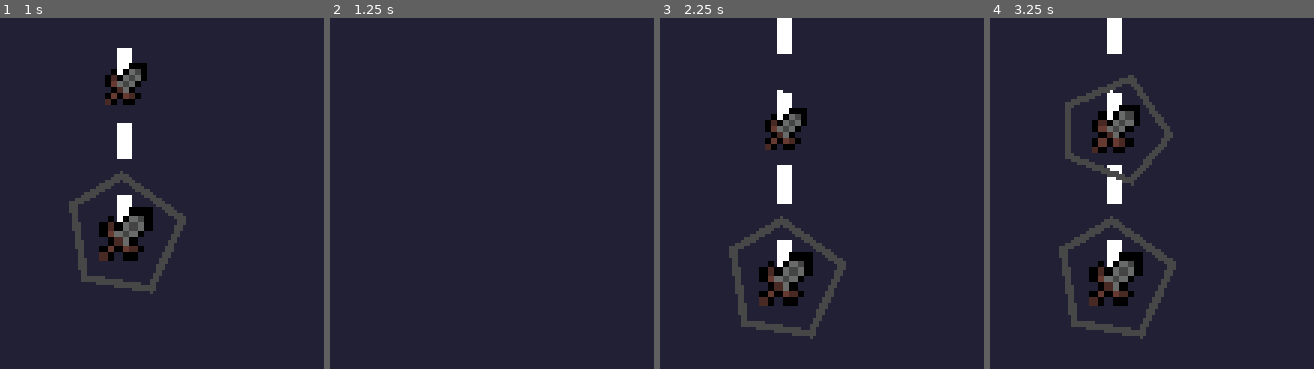
Above: before the commit, frames 1-4 (left to right).
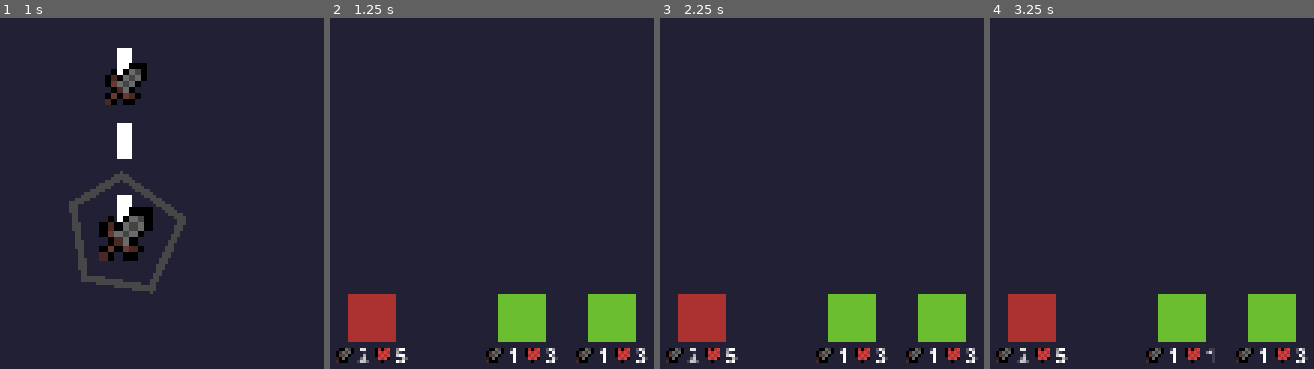
Above: after the commit, the same moments.

Repository: CTHendricks/DungeonRunAutoBattler
Game: Godot game, scene res://scenes/root.tscn
Same seed, same stepped clock (60 frames per second), same inputs: the game is played once before the commit and once after it.
Inputs (mouse positions are in pixels of both pictures, inside the frame that each line leads up to):
- Up to frame 1 (1 s): press the mouse at (126, 235) at 0.53 s
- Up to frame 2 (1.25 s): no input
- Up to frame 3 (2.25 s): move the mouse to (outside the picture) at 1.27 s; release the mouse at (outside the picture) at 1.28 s; tap Mouse wheel down (scroll_down) at 1.35 s; click (outside the picture) at 1.42 s; tap Enter at 2 s; move the mouse to (864, 137) at 2.02 s; hold Mouse wheel up (scroll_up) from 2.03 s (still down); click (864, 137) at 2.17 s
- Up to frame 4 (3.25 s): move the mouse to (1116, 130) at 2.77 s; release Mouse wheel up (scroll_up) at 2.78 s; click (1116, 130) at 2.85 s

Frame 1 is identical in both runs. In frame 2, 7.6% of the frame differs, in the area x 1-99%, y 78-99%; in frame 3, 14%; in frame 4, 16%, in the area x 1-99%, y 0-99%.

Commit message:
SYSTEM-BattleVisualization: Added basic visualization and also changed start_new_loop inside of battlefield since await does not fully block execution, it just kicks you back to calling function. Got weird behavior from this so I refactored.

Diff:
--- a/scenes/battlefield.tscn
+++ b/scenes/battlefield.tscn
@@ -1,6 +1,59 @@
 [gd_scene format=3 uid="uid://bfwj0ki154lap"]
 
 [ext_resource type="Script" uid="uid://df82glehu5euo" path="res://scripts/battlefield.gd" id="1_5rve1"]
+[ext_resource type="Texture2D" uid="uid://dbkjb8xj5mcps" path="res://assets/background.png" id="2_j68fe"]
+[ext_resource type="PackedScene" uid="uid://rfx06hk62feo" path="res://scenes/unit.tscn" id="3_21s54"]
 
 [node name="battlefield" type="Node2D" unique_id=1252863901]
 script = ExtResource("1_5rve1")
+
+[node name="MapBackground" type="CanvasLayer" parent="." unique_id=1324617650]
+layer = -1
+
+[node name="Background" type="TextureRect" parent="MapBackground" unique_id=1920608471]
+anchors_preset = 15
+anchor_right = 1.0
+anchor_bottom = 1.0
+grow_horizontal = 2
+grow_vertical = 2
+texture = ExtResource("2_j68fe")
+
+[node name="unit" parent="." unique_id=1470926163 groups=["enemies"] instance=ExtResource("3_21s54")]
+visible = false
+position = Vector2(67, 41)
+
+[node name="unit2" parent="." unique_id=10230318 groups=["enemies"] instance=ExtResource("3_21s54")]
+visible = false
+position = Vector2(96, 41)
+
+[node name="unit3" parent="." unique_id=600780416 groups=["enemies"] instance=ExtResource("3_21s54")]
+visible = false
+position = Vector2(125, 41)
+
+[node name="unit4" parent="." unique_id=768007500 groups=["enemies"] instance=ExtResource("3_21s54")]
+visible = false
+position = Vector2(154, 41)
+
+[node name="unit5" parent="." unique_id=760703522 groups=["enemies"] instance=ExtResource("3_21s54")]
+visible = false
+position = Vector2(183, 41)
+
+[node name="unit6" parent="." unique_id=1379870133 groups=["units"] instance=ExtResource("3_21s54")]
+visible = false
+position = Vector2(67, 88)
+
+[node name="unit7" parent="." unique_id=1914331485 groups=["units"] instance=ExtResource("3_21s54")]
+visible = false
+position = Vector2(96, 88)
+
+[node name="unit8" parent="." unique_id=299818250 groups=["units"] instance=ExtResource("3_21s54")]
+visible = false
+position = Vector2(125, 88)
+
+[node name="unit9" parent="." unique_id=134445590 groups=["units"] instance=ExtResource("3_21s54")]
+visible = false
+position = Vector2(154, 88)
+
+[node name="unit10" parent="." unique_id=1246317748 groups=["units"] instance=ExtResource("3_21s54")]
+visible = false
+position = Vector2(183, 88)
--- /dev/null
+++ b/scenes/gui/stats_ui.gd
@@ -0,0 +1,12 @@
+extends HBoxContainer
+
+var health: int = 0
+var attack: int = 0
+
+# Called when the node enters the scene tree for the first time.
+func _ready() -> void:
+	$attack_label.text = str(attack)
+	$health_label.text = str(health)
+
+func update_health(new_health: int) -> void:
+	$health_label.text = str(new_health)
--- /dev/null
+++ b/scenes/gui/stats_ui.tscn
@@ -0,0 +1,35 @@
+[gd_scene format=3 uid="uid://djp8ixlsoc388"]
+
+[ext_resource type="Script" uid="uid://dvelcdbw3eon4" path="res://scenes/gui/stats_ui.gd" id="1_mw26a"]
+[ext_resource type="Texture2D" uid="uid://dhsrcmdi65fp7" path="res://assets/units/attack.png" id="1_yxmfg"]
+[ext_resource type="Texture2D" uid="uid://cfyr60iipu32s" path="res://assets/units/health.png" id="2_mw26a"]
+
+[node name="StatsUI" type="HBoxContainer" unique_id=2007953338]
+anchors_preset = 5
+anchor_left = 0.5
+anchor_right = 0.5
+offset_left = -30.0
+offset_right = 30.0
+offset_bottom = 23.0
+grow_horizontal = 2
+scale = Vector2(0.4, 0.4)
+size_flags_vertical = 4
+script = ExtResource("1_mw26a")
+
+[node name="attack_icon" type="TextureRect" parent="." unique_id=1878625070]
+layout_mode = 2
+size_flags_vertical = 4
+texture = ExtResource("1_yxmfg")
+
+[node name="attack_label" type="Label" parent="." unique_id=78453688]
+layout_mode = 2
+text = "5"
+
+[node name="health_icon" type="TextureRect" parent="." unique_id=309931655]
+layout_mode = 2
+size_flags_vertical = 4
+texture = ExtResource("2_mw26a")
+
+[node name="health_label" type="Label" parent="." unique_id=1050440018]
+layout_mode = 2
+text = "5"
--- a/scenes/unit.tscn
+++ b/scenes/unit.tscn
@@ -1,6 +1,18 @@
 [gd_scene format=3 uid="uid://rfx06hk62feo"]
 
 [ext_resource type="Script" uid="uid://ckofll72hxj7c" path="res://scripts/unit.gd" id="1_o7ajc"]
+[ext_resource type="Texture2D" uid="uid://dahgvtr7v23ik" path="res://assets/units/tank.png" id="2_1jvru"]
+[ext_resource type="PackedScene" uid="uid://djp8ixlsoc388" path="res://scenes/gui/stats_ui.tscn" id="3_gic7v"]
 
 [node name="unit" type="Node2D" unique_id=1470926163]
 script = ExtResource("1_o7ajc")
+
+[node name="u_sprite" type="Sprite2D" parent="." unique_id=971790741]
+scale = Vector2(0.5, 0.5)
+texture = ExtResource("2_1jvru")
+
+[node name="StatsUI" parent="." unique_id=2007953338 instance=ExtResource("3_gic7v")]
+offset_left = -12.0
+offset_top = 8.000001
+offset_right = 48.0
+offset_bottom = 31.000004
--- a/scripts/autoloads/InformationDB.gd
+++ b/scripts/autoloads/InformationDB.gd
@@ -40,5 +40,5 @@
 		}
 	else:
 		return {
-			"enemy_team": [ get_enemy(EnemyKey.SLIME) ]
+			"enemy_team": [ get_enemy(EnemyKey.SLIME), get_enemy(EnemyKey.SLIME) ]
 		}
--- a/scripts/battlefield.gd
+++ b/scripts/battlefield.gd
@@ -12,34 +12,55 @@
 	_start_battle_loop()
 
 func _spawn_units(player_team, enemy_team):
+	print(player_team[0].uSprite, enemy_team[0].uSprite)
 	print("Spawning Units.")
+	var count = 0
 	for u in player_team:
 		var inst = unit_scene.instantiate()
 		inst.set_from_data(u)
 		inst.connect("died", _on_unit_died)
+		inst.position = Vector2(100 - (count*30), 100)
+		add_child(inst)
 		player_units.append(inst)
+		count += 1
 
+	count = 0
 	for e in enemy_team:
 		var inst = unit_scene.instantiate()
 		inst.set_from_data(e)
 		inst.connect("died", _on_unit_died)
+		inst.position = Vector2(150 + (count*30), 100)
+		add_child(inst)
 		enemy_units.append(inst)
+		count += 1
 
 func _start_battle_loop():
 	print("Starting Battle Loop.")
-	await get_tree().create_timer(0.3).timeout
+	print("1")
+	await get_tree().create_timer(2.0).timeout
+	print("1")
 	while player_units.size() > 0 and enemy_units.size() > 0:
 		print("Player Attacks.")
-		_tick(player_units, enemy_units)
+		#_tick(player_units, enemy_units)
+		for u in player_units:
+			if u.is_alive():
+				u.perform_attack(enemy_units)
+				await get_tree().create_timer(2.0).timeout
+
 		print("Enemy Attacks.")
-		_tick(enemy_units, player_units)
-		await  get_tree().create_timer(0.3).timeout
+		#_tick(enemy_units, player_units)
+		for e in enemy_units:
+			if e.is_alive():
+				e.perform_attack(player_units)
+				await get_tree().create_timer(2.0).timeout
 
 	print("Battle Over.")
 	emit_signal("battle_over", {
 		"victory": enemy_units.is_empty()
 	})
 
+# Leaving this here for now, took it out since await does not fully block. It kicks you back to calling function so I was getting weird activity.
+# Moved to just having the awaits all in start_new_loop as it can't kick back out to a meaningful function.
 func _tick(attacking, defending):
 	for unit in attacking:
 		if unit.is_alive():
@@ -48,5 +69,15 @@
 			unit.perform_attack(defending)
 
 func _on_unit_died(unit):
+	if player_units.has(unit):
+		var count = 0
+		for u in enemy_units:
+			u.position = Vector2(100 + (count*30), 100)
+	if enemy_units.has(unit) and not enemy_units.is_empty():
+		var count = 0
+		for e in enemy_units:
+			e.position = Vector2(150 + (count*30), 100)
+
 	player_units.erase(unit)
 	enemy_units.erase(unit)
+	print(player_units, enemy_units)
--- a/scripts/unit.gd
+++ b/scripts/unit.gd
@@ -10,6 +10,9 @@
 	data = unit_data
 	current_hp = unit_data.base_health
 	attack = unit_data.base_attack
+	$u_sprite.texture = unit_data.uSprite
+	$StatsUI.attack = attack
+	$StatsUI.health = current_hp
 
 func is_alive():
 	return current_hp > 0
@@ -21,6 +24,8 @@
 		emit_signal("died", self)
 		queue_free()
 
+	$StatsUI.update_health(current_hp)
+
 func perform_attack(target_side):
 	if target_side.is_empty():
 		return
Not shown, added: scenes/gui/stats_ui.gd.uid
